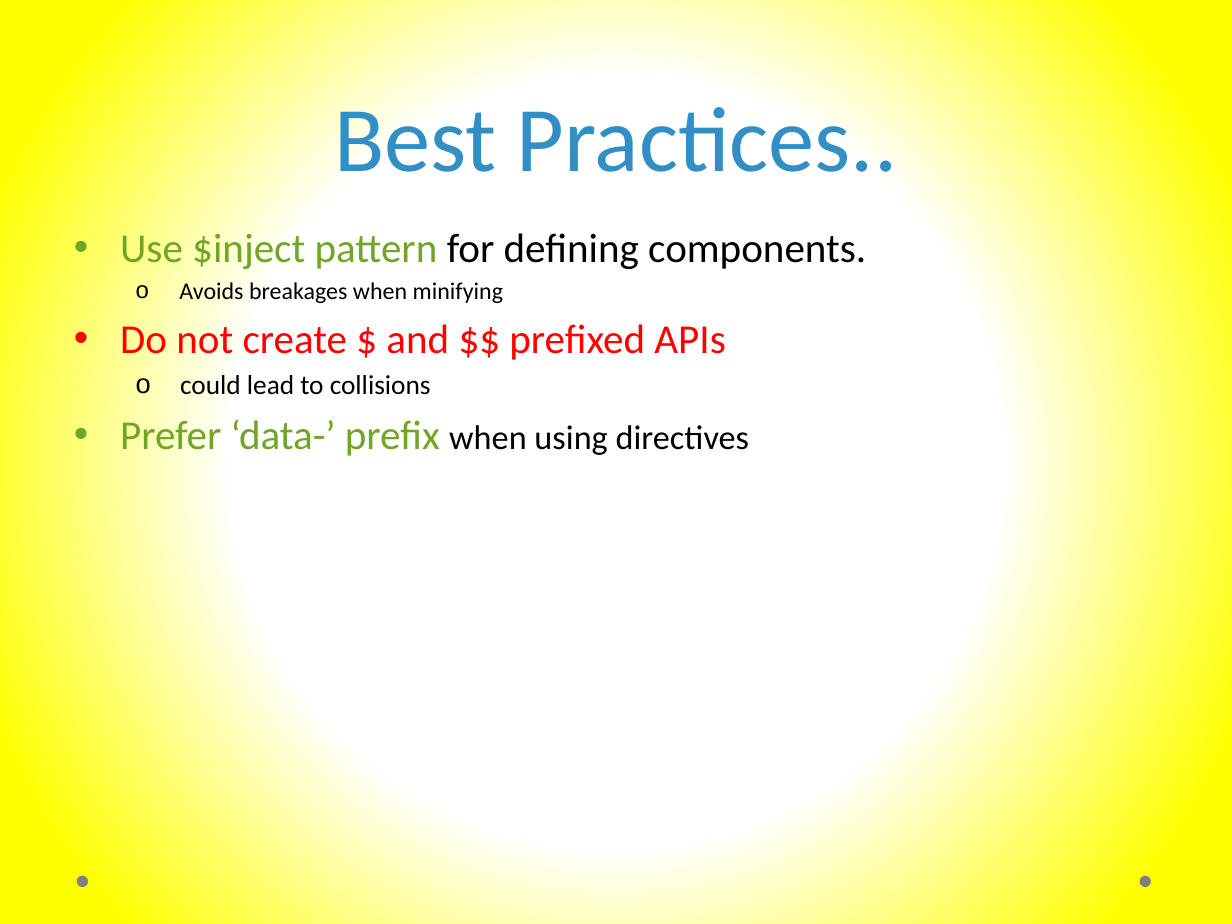
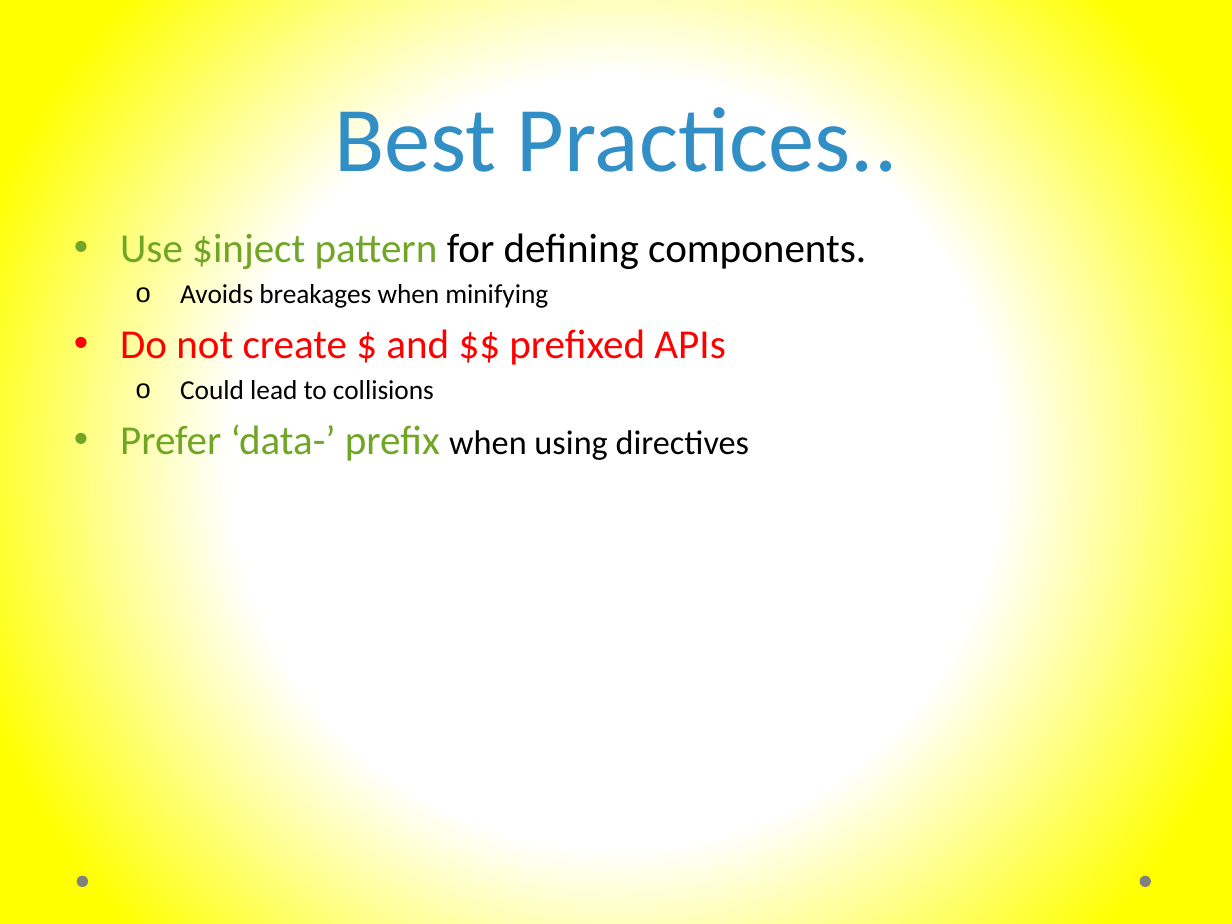
Before and after one commit to murtazahaveliwala/technext-angularjs-demo, a slide deck: slide 23 of Introduction to AngularJs.pptx. Drawn at 1232x924 pixels with LibreOffice and Linux fonts; fonts in the diff are those of the drawing. Boxes give left, top, right and bottom in pixels: in the first picture for what was removed or moved away, otherwise in the second. Text is boxed around its words. In the diff, an @@ line names an element or a change of style, - is before the commit and + after.

```diff
--- a/Introduction to AngularJs.pptx
+++ b/Introduction to AngularJs.pptx
@@ text at (x1=180, y1=284, x2=548, y2=310): size 14 to 16 pt in "Avoids breakages when minifying" @@
@@ text at (x1=180, y1=380, x2=434, y2=400): text changed @@
-  o could lead to collisions
+  o Could lead to collisions
```
Also in this commit, not shown: 16 other slides changed.
